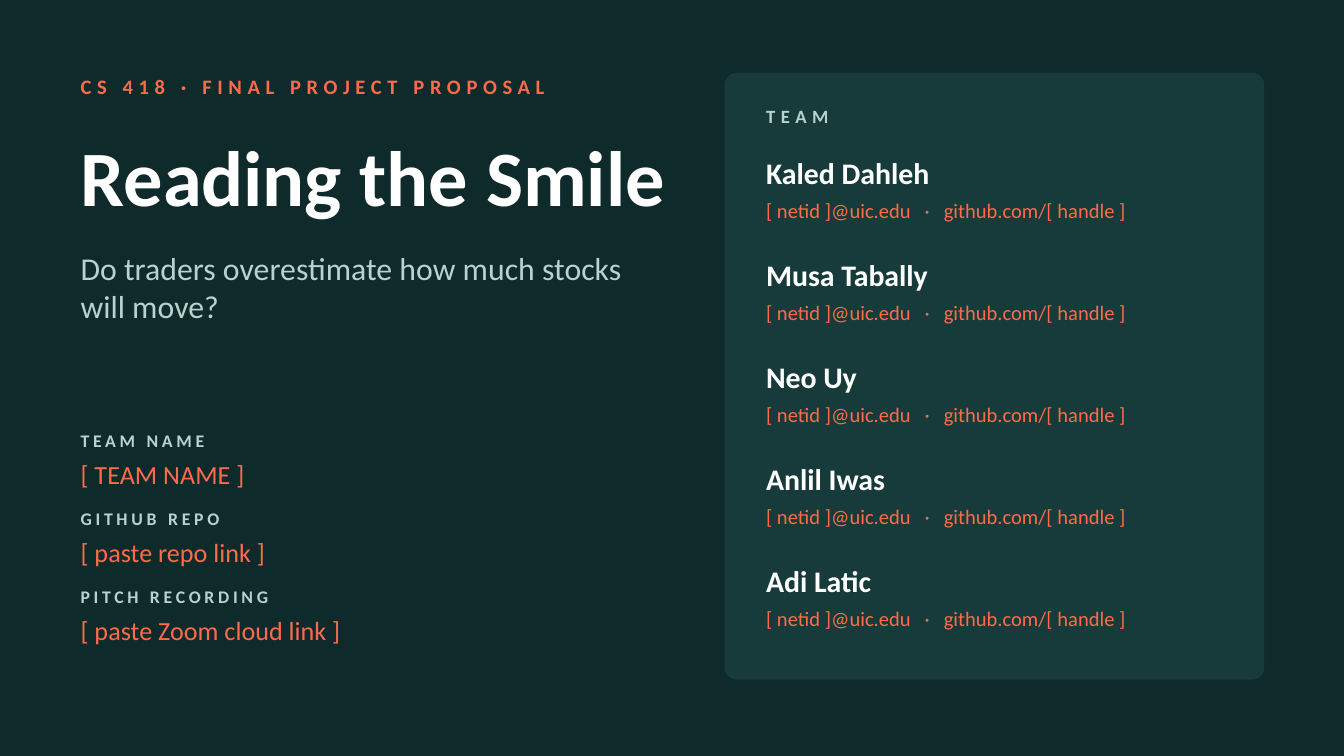
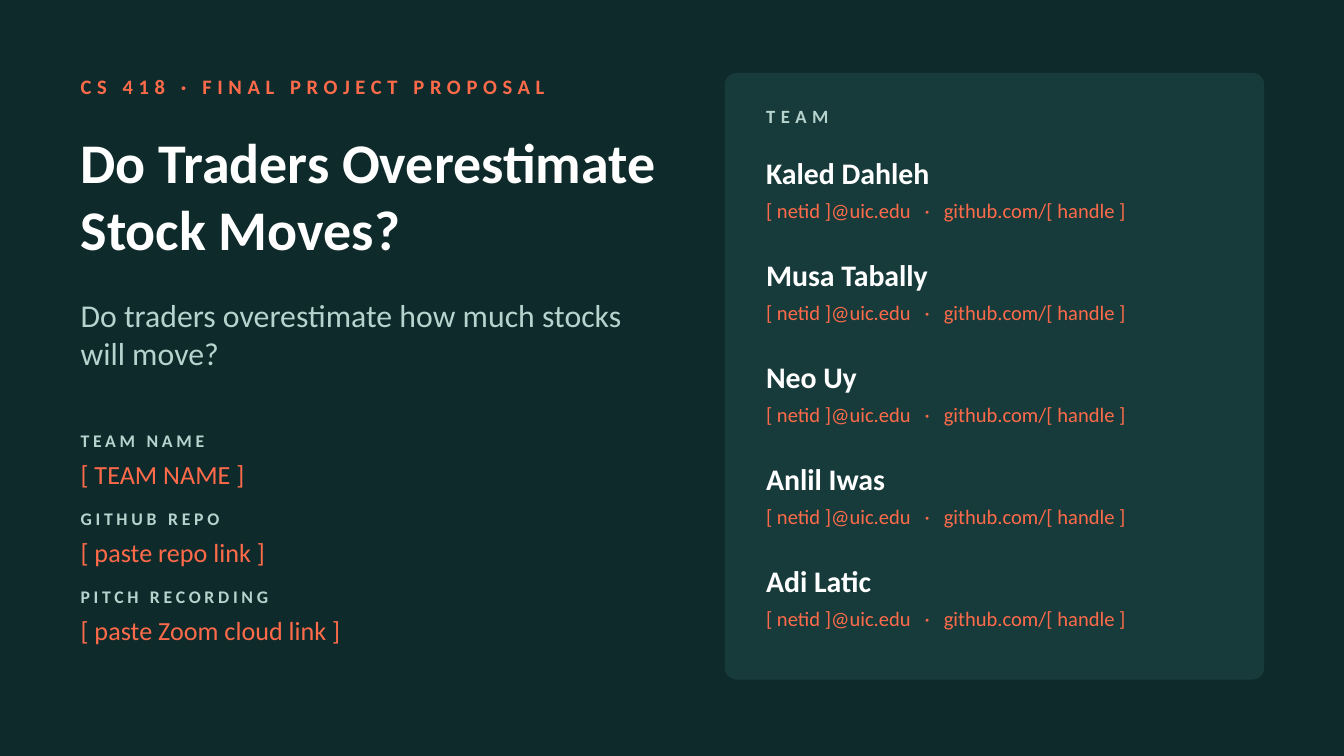
Before and after one commit to Iwas1512/UnDetermined-Data-Modeling, a slide deck: slide 1 of proposal.pptx. Drawn at 1344x756 pixels with LibreOffice and Linux fonts; fonts in the diff are those of the drawing. Boxes give left, top, right and bottom in pixels: in the first picture for what was removed or moved away, otherwise in the second. Text is boxed around its words. In the diff, an @@ line names an element or a change of style, - is before the commit and + after.

```diff
--- a/proposal.pptx
+++ b/proposal.pptx
@@ text at box(81, 143, 655, 251): text changed; size 42 to 30 pt @@
-Reading the Smile
+Do Traders Overestimate Stock Moves?
@@ text "Do traders overestimate how much ...": place and size @@
-text "Do traders overestimate how much ..." at box(81, 258, 621, 318)
+text "Do traders overestimate how much ..." at box(81, 305, 621, 365)
```
Also in this commit, not shown: 4 other slides changed.
